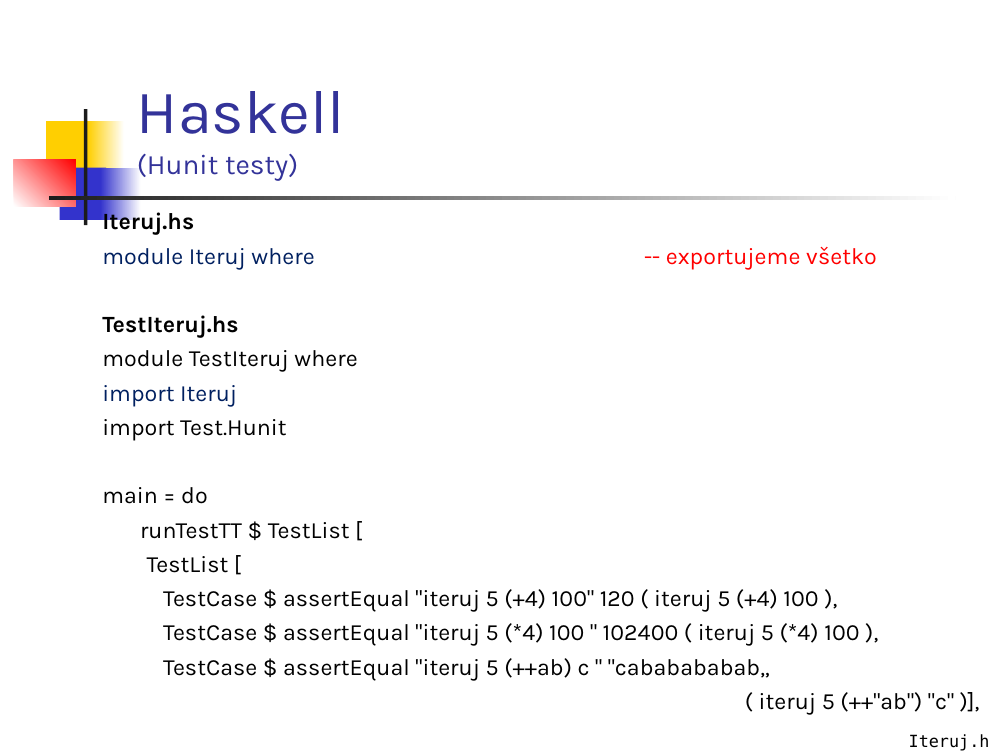
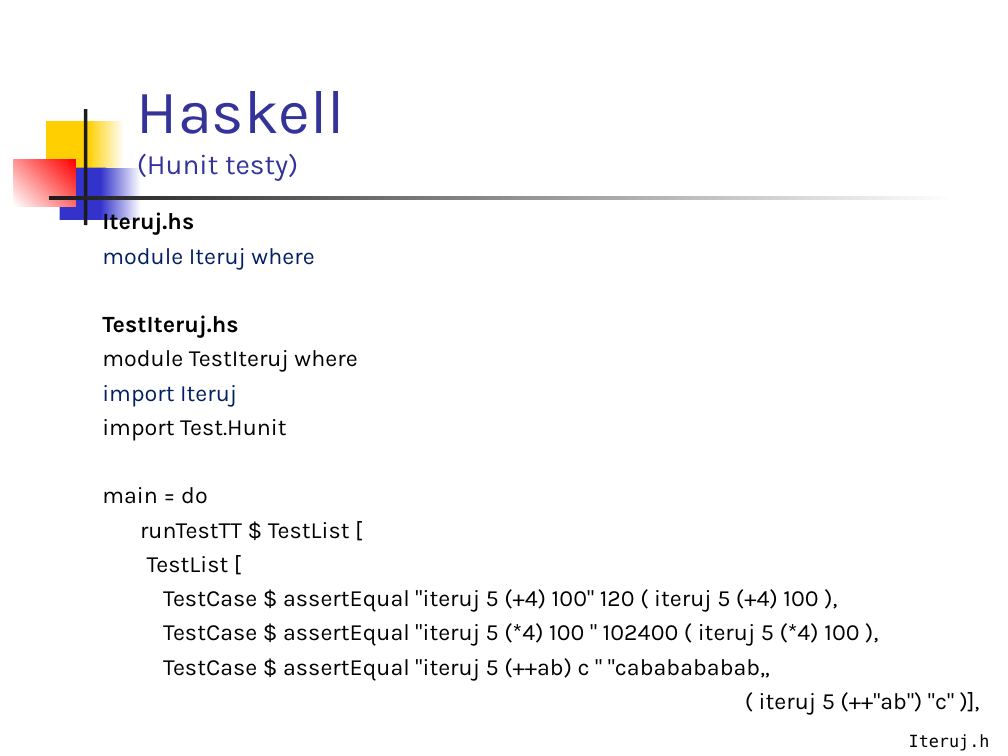
Before and after one commit to Funkcionalne/Prednasky, a slide deck: slide 49 of 01/01_fpro.ppt (slide 47 before the commit). Drawn at 1008x756 pixels with LibreOffice and Linux fonts; fonts in the diff are those of the drawing. Boxes give left, top, right and bottom in pixels: in the first picture for what was removed or moved away, otherwise in the second. Text is boxed around its words. In the diff, an @@ line names an element or a change of style, - is before the commit and + after.

```diff
--- a/01/01_fpro.ppt
+++ b/01/01_fpro.ppt
@@ text at [102, 248, 314, 269]: text changed; text colour #FF0000 to #002060 @@
-module Iteruj where -- exportujeme všetko
+module Iteruj where
```
Also in this commit, not shown: 2 other slides changed, 2 slides added, 1 other file.
